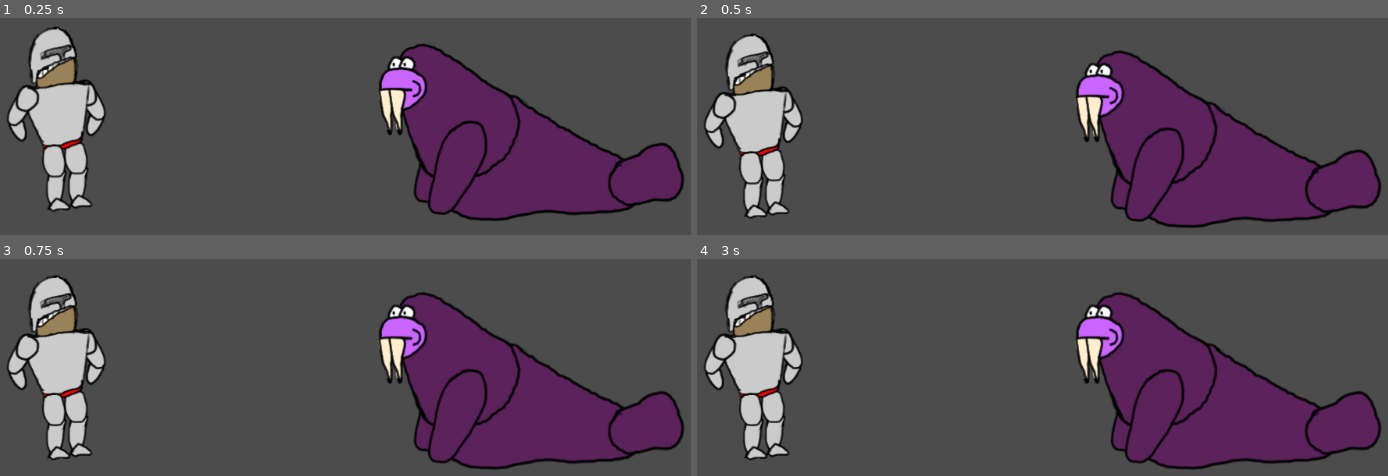
Above: before the commit, frames 1-4 (two rows, left to right).
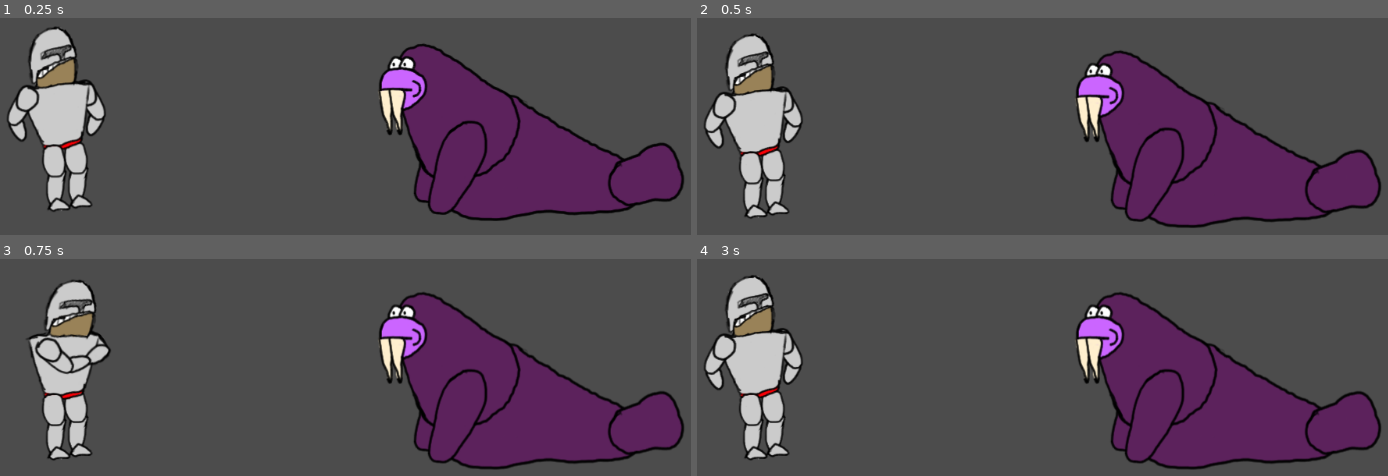
Above: after the commit, the same moments.

Repository: Wall-Dough/unstable
Game: Godot game, scene res://level/Level.tscn
The game is run twice, just before and just after one commit, with the same random seed, the same clock (stepped at 60 frames per second) and the same inputs.
Inputs:
- Up to frame 1 (0.25 s): no input
- Up to frame 2 (0.5 s): no input
- Up to frame 3 (0.75 s): hold W (punch_right) from 0.53 s (still down); hold S (give) from 0.53 s (still down)
- Up to frame 4 (3 s): tap Enter at 1.25, 2.75 s; release W (punch_right) at 1.28 s; release S (give) at 1.28 s; hold A (kick_left) 1.28-2.03 s; tap S (give) at 1.35, 2.85 s; tap Space at 2 s; hold S (give) 2.03-2.78 s; hold W (punch_right) from 2.03 s (still down)

Frames 1-2 are identical in both runs. In frame 3, 3.8% of the frame differs, in the area x 1-17%, y 7-65%; in frame 4, nothing differs.

Commit message:
Map inputs to sprite changes

Diff:
--- /dev/null
+++ b/player/Player.gd
@@ -0,0 +1,76 @@
+extends Node2D
+
+
+# Declare member variables here. Examples:
+# var a = 2
+# var b = "text"
+var active_sprite
+var combat_mode = false
+
+# Called when the node enters the scene tree for the first time.
+func _ready():
+	active_sprite = $body/collision/sprite/rest
+
+func change_sprite(sprite):
+	active_sprite.hide()
+	active_sprite = sprite
+	active_sprite.show()
+
+func rest():
+	change_sprite($body/collision/sprite/rest)
+
+func pet():
+	change_sprite($body/collision/sprite/pet)
+
+func give():
+	change_sprite($body/collision/sprite/give)
+
+func punch_left():
+	change_sprite($body/collision/sprite/punch_left)
+
+func punch_right():
+	change_sprite($body/collision/sprite/punch_right)
+
+func kick_left():
+	change_sprite($body/collision/sprite/kick_left)
+
+func kick_right():
+	change_sprite($body/collision/sprite/kick_right)
+
+func none_pressed():
+	if combat_mode:
+		if Input.is_action_pressed("punch_left"):
+			return false
+		if Input.is_action_pressed("punch_right"):
+			return false
+		if Input.is_action_pressed("kick_left"):
+			return false
+		if Input.is_action_pressed("kick_right"):
+			return false
+	else:
+		if Input.is_action_pressed("give"):
+			return false
+		if Input.is_action_pressed("pet"):
+			return false
+	return true
+
+# Called every frame. 'delta' is the elapsed time since the previous frame.
+func _process(delta):
+	if combat_mode:
+		if Input.is_action_just_pressed("punch_left"):
+			punch_left()
+		elif Input.is_action_just_pressed("punch_right"):
+			punch_right()
+		elif Input.is_action_just_pressed("kick_left"):
+			kick_left()
+		elif Input.is_action_just_pressed("kick_right"):
+			kick_right()
+		elif none_pressed():
+			rest()
+	else:
+		if Input.is_action_just_pressed("give"):
+			give()
+		elif Input.is_action_just_pressed("pet"):
+			pet()
+		elif none_pressed():
+			rest()
--- a/player/Player.tscn
+++ b/player/Player.tscn
@@ -1,11 +1,13 @@
-[gd_scene load_steps=3 format=2]
+[gd_scene load_steps=4 format=2]
 
 [ext_resource path="res://images/textures.png" type="Texture" id=1]
+[ext_resource path="res://player/Player.gd" type="Script" id=2]
 
 [sub_resource type="RectangleShape2D" id=1]
 extents = Vector2( 29.1643, 10 )
 
 [node name="Player" type="Node2D"]
+script = ExtResource( 2 )
 
 [node name="body" type="RigidBody2D" parent="."]
 position = Vector2( 10.9316, 109.317 )
